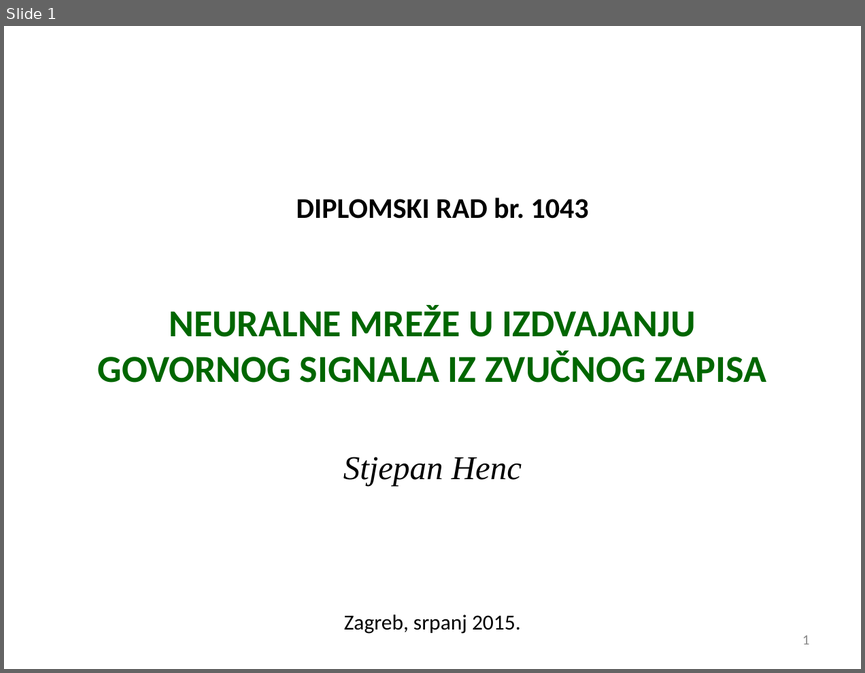
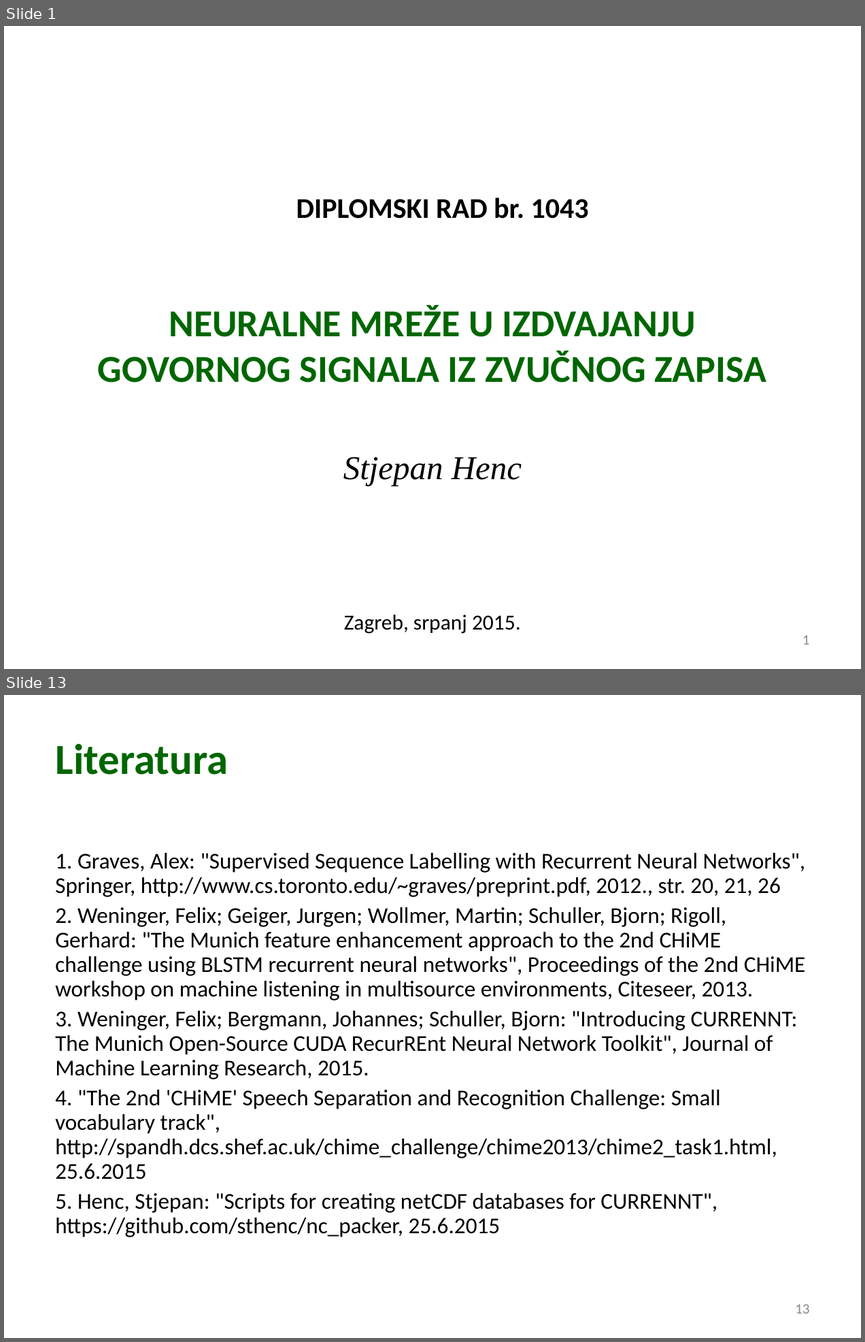
Before and after one commit to sthenc/diplomski_rad, a slide deck: obrana_stjepan_henc.ppt. Shown one above the other, each under a label of ours: slide 1 before the commit, slides 1 and 13 after it; the slides between them are not shown. The pictures are 865x673 and 865x1342 pixels, drawn with LibreOffice and Linux fonts; fonts in the diff are those of the drawing; background and template pictures are left out. Boxes give left, top, right and bottom in pixels: in the first picture for what was removed or moved away, otherwise in the second. Text is boxed around its words. In the diff, an @@ line names an element or a change of style, - is before the commit and + after.

```diff
--- a/obrana_stjepan_henc.ppt
+++ b/obrana_stjepan_henc.ppt
@@ slide 13 added at bbox=[4, 695, 861, 1338], background picture (left out) @@
@@ title added at bbox=[56, 743, 228, 775], 36 pt, text #006600, bold @@
+Literatura
@@ text added at bbox=[55, 853, 806, 1237], 19 pt, text #000000 @@
+1. Graves, Alex: "Supervised Sequence Labelling with Recurrent Neural Networks", Springer, http://www.cs.toronto.edu/~graves/preprint.pdf, 2012., str. 20, 21, 26
+2. Weninger, Felix; Geiger, Jurgen; Wollmer, Martin; Schuller, Bjorn; Rigoll, Gerhard: "The Munich feature enhancement approach to the 2nd CHiME challenge using BLSTM recurrent neural networks", Proceedings of the 2nd CHiME workshop on machine listening in multisource environments, Citeseer, 2013.
+3. Weninger, Felix; Bergmann, Johannes; Schuller, Bjorn: "Introducing CURRENNT: The Munich Open-Source CUDA RecurREnt Neural Network Toolkit", Journal of Machine Learning Research, 2015.
+4. "The 2nd 'CHiME' Speech Separation and Recognition Challenge: Small vocabulary track", http://spandh.dcs.shef.ac.uk/chime_challenge/chime2013/chime2_task1.html, 25.6.2015
+5. Henc, Stjepan: "Scripts for creating netCDF databases for CURRENNT", https://github.com/sthenc/nc_packer, 25.6.2015
@@ page number added at bbox=[795, 1304, 809, 1313], 12 pt, text #898989 @@
+13
```
Also in this commit, not shown: 11 other slides added, 1 slide removed, 3 other files.
